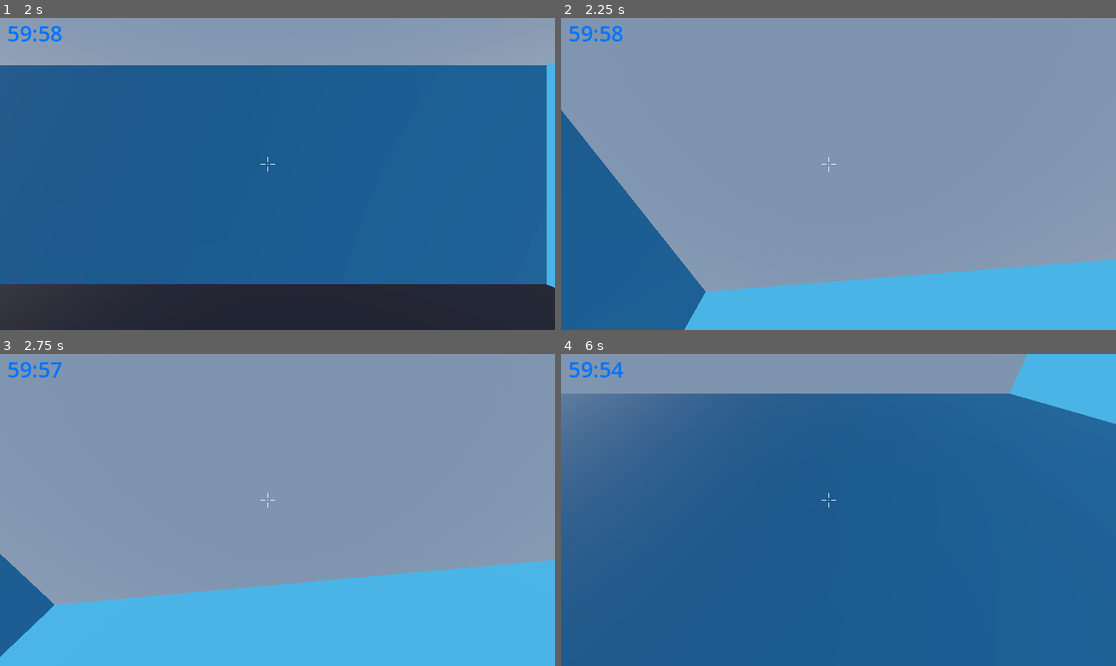
Above: before the commit, frames 1-4 (two rows, left to right).
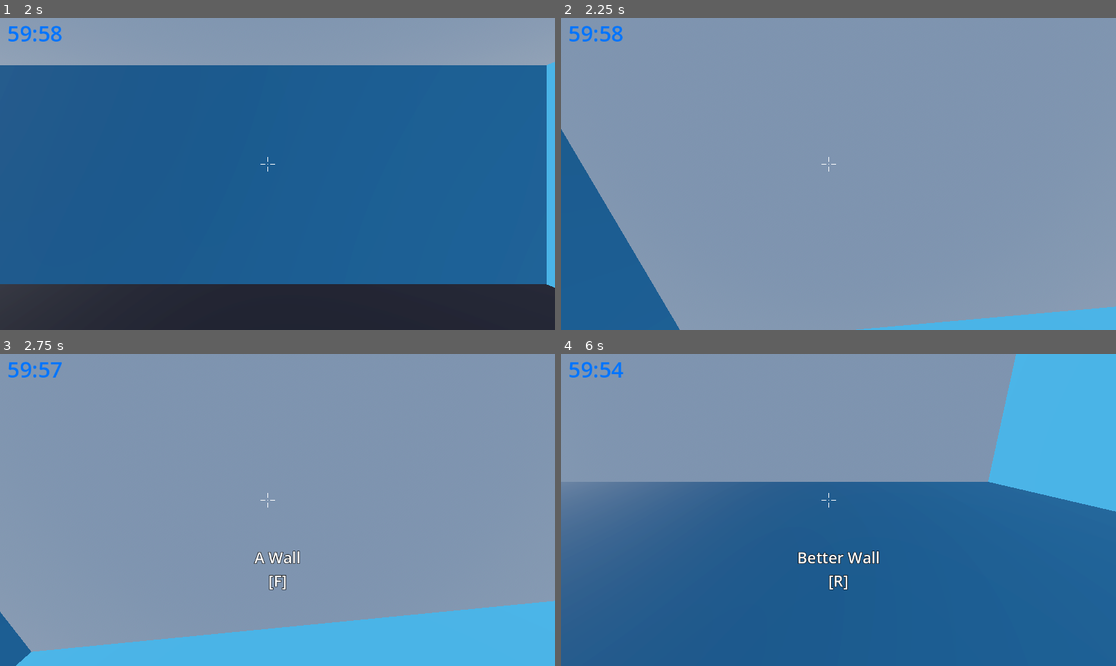
Above: after the commit, the same moments.

Repository: moriartyjk/nova_horizons
Game: Godot game, scene res://scenes/menus/main_menu.tscn
Two runs of this game, one before a commit and one after it. Both use one fixed random seed, a clock stepped at 60 frames per second and the inputs below.
Inputs (mouse positions are in pixels of both pictures, inside the frame that each line leads up to):
- Up to frame 1 (2 s): click "Play" at 0.5 s; tap Enter (ui_accept) at 1.25, 1.52 s; move the mouse to (249, 236) at 1.27 s; hold W (move_forward) from 1.28 s (still down); tap E (interact, bound only after the commit) at 1.35 s; click (249, 236) at 1.42 s
- Up to frame 2 (2.25 s): keep holding W (move_forward); move the mouse to (877, 177) at 2.02 s; tap E (interact, bound only after the commit) at 2.1 s
- Up to frame 3 (2.75 s): keep holding W (move_forward); tap Enter (ui_accept) at 2.27 s
- Up to frame 4 (6 s): move the mouse to (794, 506) at 2.77 s; tap E (interact, bound only after the commit) every 0.75 s from 2.85 to 5.85 s; move the mouse to (844, 510) at 3.52 s; release W (move_forward) at 3.53 s; hold A (move_left) 3.53-4.28 s; tap Enter (ui_accept) at 3.77, 4.52, 5, 5.27 s; move the mouse to (816, 503) at 4.27 s; hold W (move_forward) from 4.28 s (still down); move the mouse to (866, 510) at 5.02 s; move the mouse to (810, 510) at 5.77 s

Frame 1 is identical in both runs. In frame 2, 15% of the frame differs, in the area x 0-100%, y 29-100%; in frame 3, 15%; in frame 4, 31%, in the area x 0-100%, y 0-76%.

Commit message:
prompts with different action keys on collision

Diff:
--- a/interact/interact_ray.gd
+++ b/interact/interact_ray.gd
@@ -9,4 +9,12 @@
 		var collider = get_collider()
 
 		if collider is Interactable:
-			prompt.text = collider.prompt_message
+			#print(collider.prompt_message)
+			#prompt.text = collider.prompt_message
+			prompt.text = collider.get_prompt()
+
+			if Input.is_action_just_pressed(collider.prompt_input):
+				collider.interact(owner)
+
+		else:
+			prompt.text = "something's wrong"
--- a/interact/interactable.gd
+++ b/interact/interactable.gd
@@ -2,3 +2,17 @@
 class_name Interactable
 
 @export var prompt_message = "Interact"
+@export var prompt_input = "interact"
+
+func get_prompt():
+	var key_name = ""
+
+	for action in InputMap.action_get_events(prompt_input):
+		if action is InputEventKey:
+			key_name = action.as_text_physical_keycode()
+			break
+
+	return prompt_message + "\n[" + key_name + "]"
+
+func interact(body):
+	print(body.name, " interacted with ", name)
--- a/project.godot
+++ b/project.godot
@@ -37,3 +37,18 @@
 "events": [Object(InputEventKey,"resource_local_to_scene":false,"resource_name":"","device":-1,"window_id":0,"alt_press …(192 unchanged characters)…
 ]
 }
+interact={
+"deadzone": 0.5,
+"events": [Object(InputEventKey,"resource_local_to_scene":false,"resource_name":"","device":-1,"window_id":0,"alt_pressed":false,"shift_pressed":false,"ctrl_pressed":false,"meta_pressed":false,"pressed":false,"keycode":0,"physical_keycode":69,"key_label":0,"unicode":101,"location":0,"echo":false,"script":null)
+]
+}
+open={
+"deadzone": 0.5,
+"events": [Object(InputEventKey,"resource_local_to_scene":false,"resource_name":"","device":-1,"window_id":0,"alt_pressed":false,"shift_pressed":false,"ctrl_pressed":false,"meta_pressed":false,"pressed":false,"keycode":0,"physical_keycode":82,"key_label":0,"unicode":114,"location":0,"echo":false,"script":null)
+]
+}
+inspect={
+"deadzone": 0.5,
+"events": [Object(InputEventKey,"resource_local_to_scene":false,"resource_name":"","device":-1,"window_id":0,"alt_pressed":false,"shift_pressed":false,"ctrl_pressed":false,"meta_pressed":false,"pressed":false,"keycode":0,"physical_keycode":70,"key_label":0,"unicode":102,"location":0,"echo":false,"script":null)
+]
+}
--- /dev/null
+++ b/scenes/button.tscn
@@ -0,0 +1,24 @@
+[gd_scene load_steps=5 format=3 uid="uid://1xj4qq0op506"]
+
+[ext_resource type="Script" path="res://interact/interactable.gd" id="1_3pcog"]
+
+[sub_resource type="StandardMaterial3D" id="StandardMaterial3D_d6vo7"]
+albedo_color = Color(1, 0.0156863, 1, 1)
+
+[sub_resource type="CylinderMesh" id="CylinderMesh_6g3oi"]
+material = SubResource("StandardMaterial3D_d6vo7")
+height = 0.25
+
+[sub_resource type="CylinderShape3D" id="CylinderShape3D_afovn"]
+radius = 0.6
+
+[node name="Button" type="StaticBody3D"]
+transform = Transform3D(1, 0, 0, 0, 1, 0, 0, 0, 1, 0, 0.213176, 0)
+script = ExtResource("1_3pcog")
+
+[node name="MeshInstance3D" type="MeshInstance3D" parent="."]
+mesh = SubResource("CylinderMesh_6g3oi")
+
+[node name="CollisionShape3D" type="CollisionShape3D" parent="."]
+transform = Transform3D(1, 0, 0, 0, 1, 0, 0, 0, 1, 0, 0.327806, 0)
+shape = SubResource("CylinderShape3D_afovn")
--- a/scenes/environment.tscn
+++ b/scenes/environment.tscn
@@ -1,5 +1,6 @@
-[gd_scene load_steps=7 format=3 uid="uid://n1rgc4ij8che"]
+[gd_scene load_steps=8 format=3 uid="uid://n1rgc4ij8che"]
 
+[ext_resource type="Script" path="res://interact/interactable.gd" id="1_4bsyr"]
 [ext_resource type="Material" uid="uid://dc7d3ir8331fr" path="res://materials/wall_material.tres" id="1_bmhdu"]
 
 [sub_resource type="BoxShape3D" id="BoxShape3D_p5l2k"]
@@ -31,6 +32,8 @@
 mesh = SubResource("BoxMesh_gpeu5")
 
 [node name="Wall" type="StaticBody3D" parent="."]
+script = ExtResource("1_4bsyr")
+prompt_message = "The Best Wall"
 
 [node name="CollisionShape3D" type="CollisionShape3D" parent="Wall"]
 transform = Transform3D(1, 0, 0, 0, 1, 0, 0, 0, 1, 0, 2.45, 8.504)
@@ -42,6 +45,9 @@
 
 [node name="Wall2" type="StaticBody3D" parent="."]
 transform = Transform3D(-1, 0, -8.74228e-08, 0, 1, 0, 8.74228e-08, 0, -1, 0, 0, -0.00914288)
+script = ExtResource("1_4bsyr")
+prompt_message = "Better Wall"
+prompt_input = "open"
 
 [node name="CollisionShape3D" type="CollisionShape3D" parent="Wall2"]
 transform = Transform3D(1, 0, 0, 0, 1, 0, 0, 0, 1, 0, 2.45, 8.504)
@@ -53,6 +59,9 @@
 
 [node name="Wall3" type="StaticBody3D" parent="."]
 transform = Transform3D(-4.37114e-08, 0, 1, 0, 1, 0, -1, 0, -4.37114e-08, -2.03281, 0, -0.00914288)
+script = ExtResource("1_4bsyr")
+prompt_message = "A Wall"
+prompt_input = "inspect"
 
 [node name="CollisionShape3D" type="CollisionShape3D" parent="Wall3"]
 transform = Transform3D(1, 0, 0, 0, 1, 0, 0, 0, 1, 0, 2.45, 8.504)
--- a/scripts/player.gd
+++ b/scripts/player.gd
@@ -21,7 +21,7 @@
 		if event is InputEventMouseMotion:
 			neck.rotate_y(-event.relative.x * 0.01) #neck left if mouse left
 			camera.rotate_x(-event.relative.y * 0.01) # camera up if mouse up
-			camera.rotation.x = clamp(camera.rotation.x, deg_to_rad(-30), deg_to_rad(60)) # limit how far up and down
+			#camera.rotation.x = clamp(camera.rotation.x, deg_to_rad(-30), deg_to_rad(60)) # limit how far up and down
 
 
 func _physics_process(delta: float) -> void:
